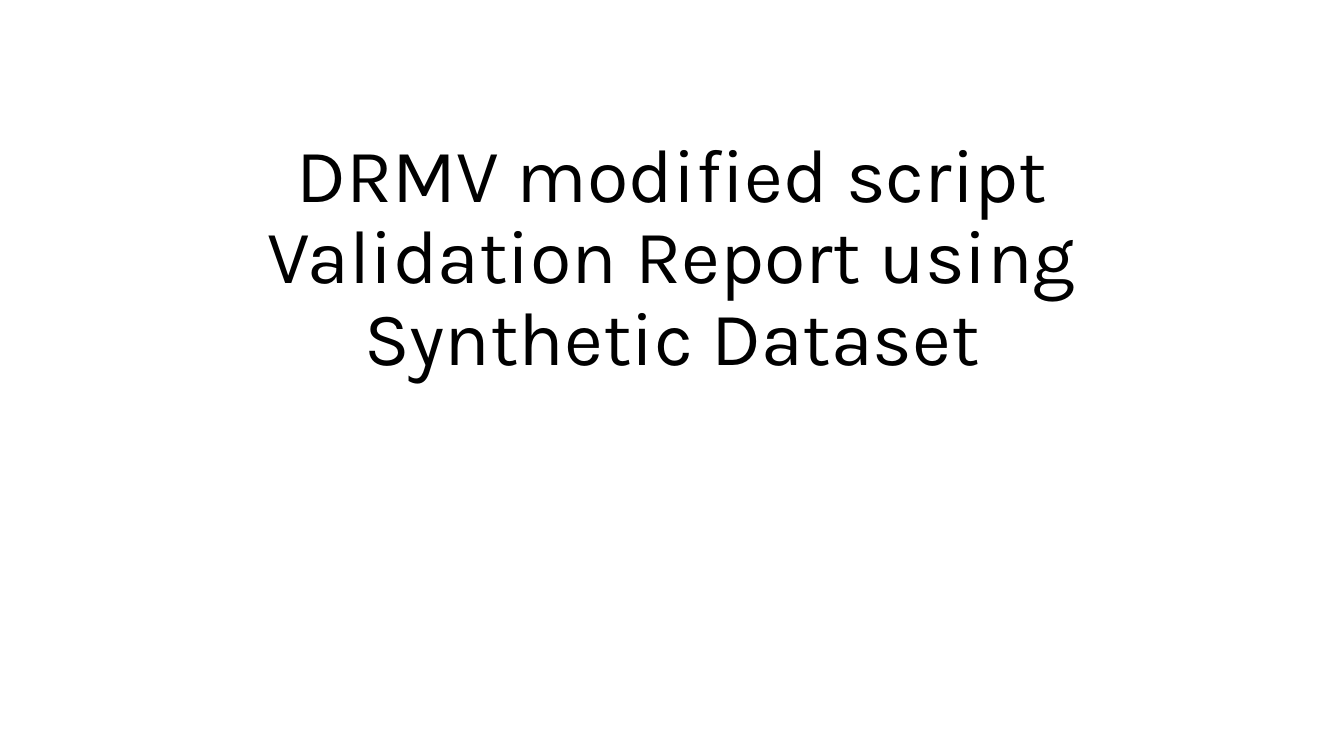
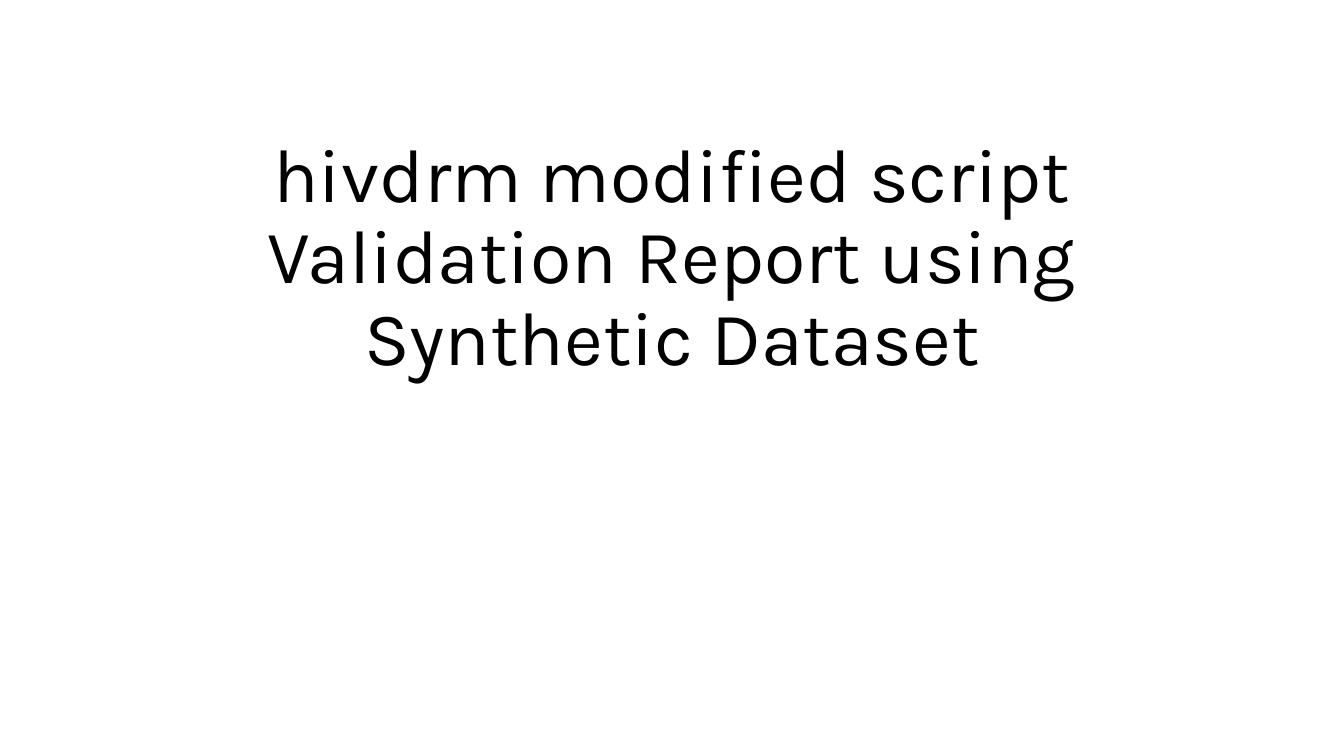
Before and after one commit to rinkideo/hivdrm, a slide deck: slide 1 of synthetic_data/DRMV_synth_data.pptx. Drawn at 1344x756 pixels with LibreOffice and Linux fonts; fonts in the diff are those of the drawing. Boxes give left, top, right and bottom in pixels: in the first picture for what was removed or moved away, otherwise in the second. Text is boxed around its words. In the diff, an @@ line names an element or a change of style, - is before the commit and + after.

Commit message:
Add robustness fixes, documentation, and synthetic validation dataset

```diff
--- a/synthetic_data/DRMV_synth_data.pptx
+++ b/synthetic_data/DRMV_synth_data.pptx
@@ title at (x1=268, y1=150, x2=1075, y2=384): text changed @@
-DRMV modified script Validation Report using Synthetic Dataset
+hivdrm modified script Validation Report using Synthetic Dataset
```
Also in this commit, not shown: 1 slide added, 9 other files.
